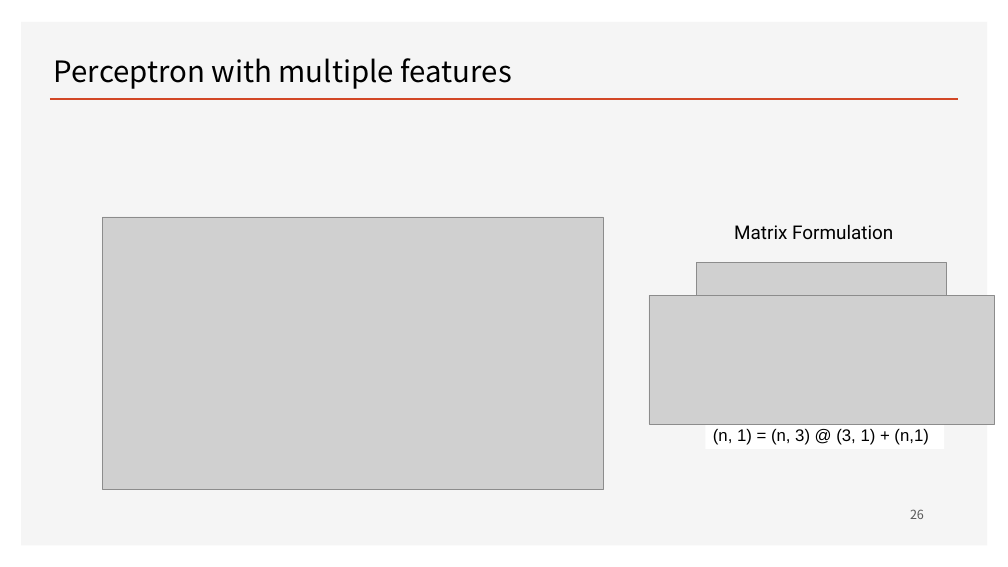
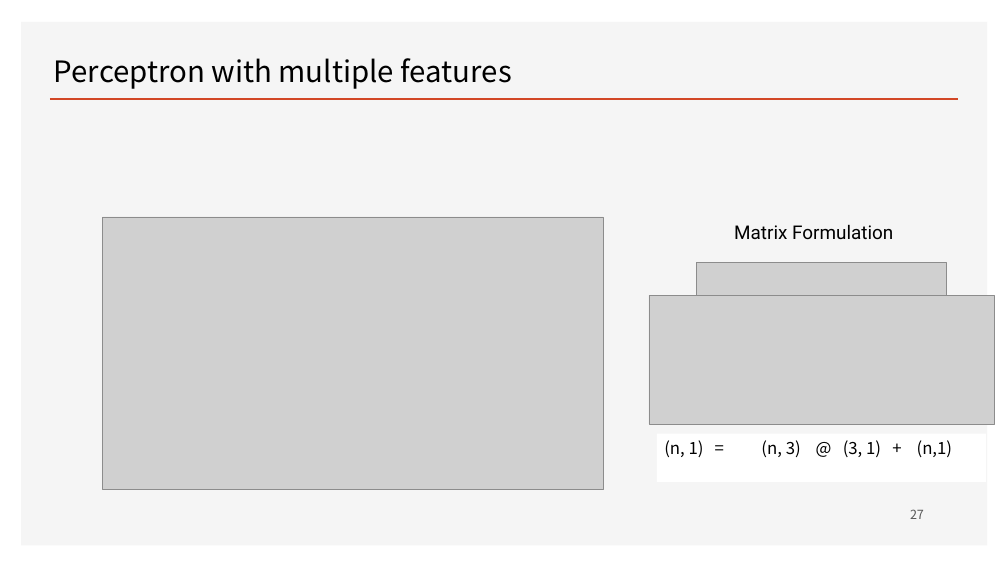
Before and after one commit to ancestor9/mathematics-for-machine-learning, a slide deck: slide 27 of Linear_Algebra/w4_Perceptron_Regression.pptx (slide 26 before the commit). Drawn at 1008x567 pixels with LibreOffice and Linux fonts; fonts in the diff are those of the drawing; grey boxes stand for pictures; background and template pictures are left out. Boxes give left, top, right and bottom in pixels: in the first picture for what was removed or moved away, otherwise in the second. Text is boxed around its words. In the diff, an @@ line names an element or a change of style, - is before the commit and + after.

```diff
--- a/Linear_Algebra/w4_Perceptron_Regression.pptx
+++ b/Linear_Algebra/w4_Perceptron_Regression.pptx
@@ rectangle "(n, 1) = (n, 3) ...": place and size @@
-rectangle "(n, 1) = (n, 3) ..." at [706, 421, 944, 449]
+rectangle "(n, 1) = (n, 3) ..." at [657, 433, 986, 482]
@@ rectangle "(n, 1) = (n, 3) ..." at [657, 433, 986, 482]: font Arial to Noto Sans CJK KR @@
@@ page number at [910, 509, 924, 519]: text changed @@
-26
+27
```
Also in this commit, not shown: 8 other slides changed, 5 slides added, 5 slides removed.
